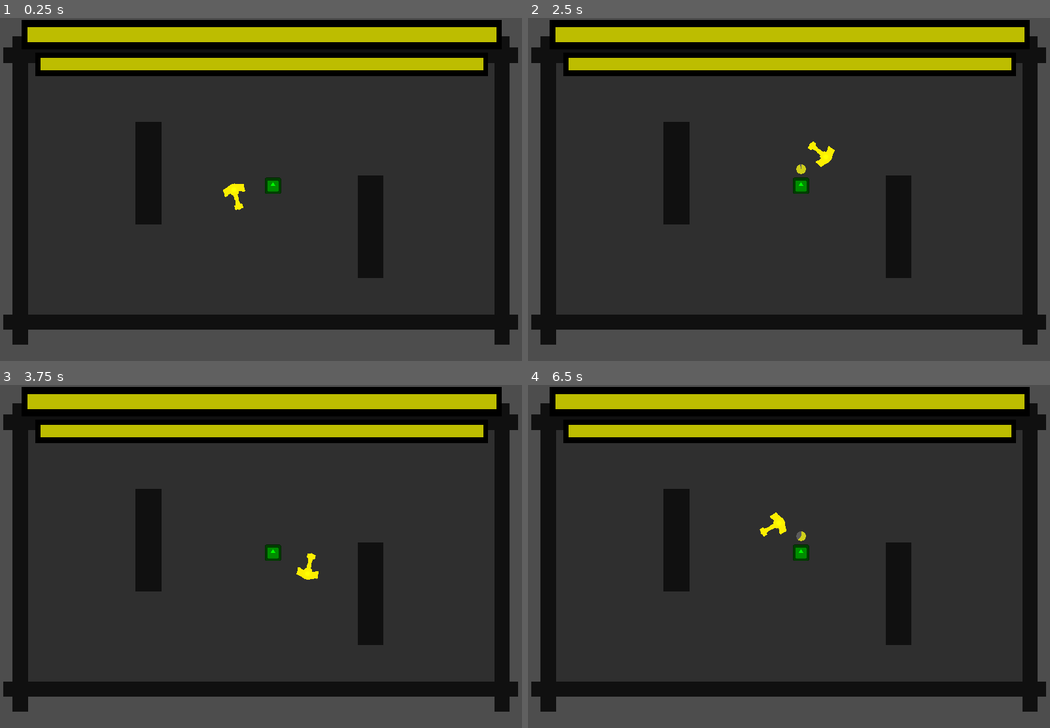
Above: before the commit, frames 1-4 (two rows, left to right).
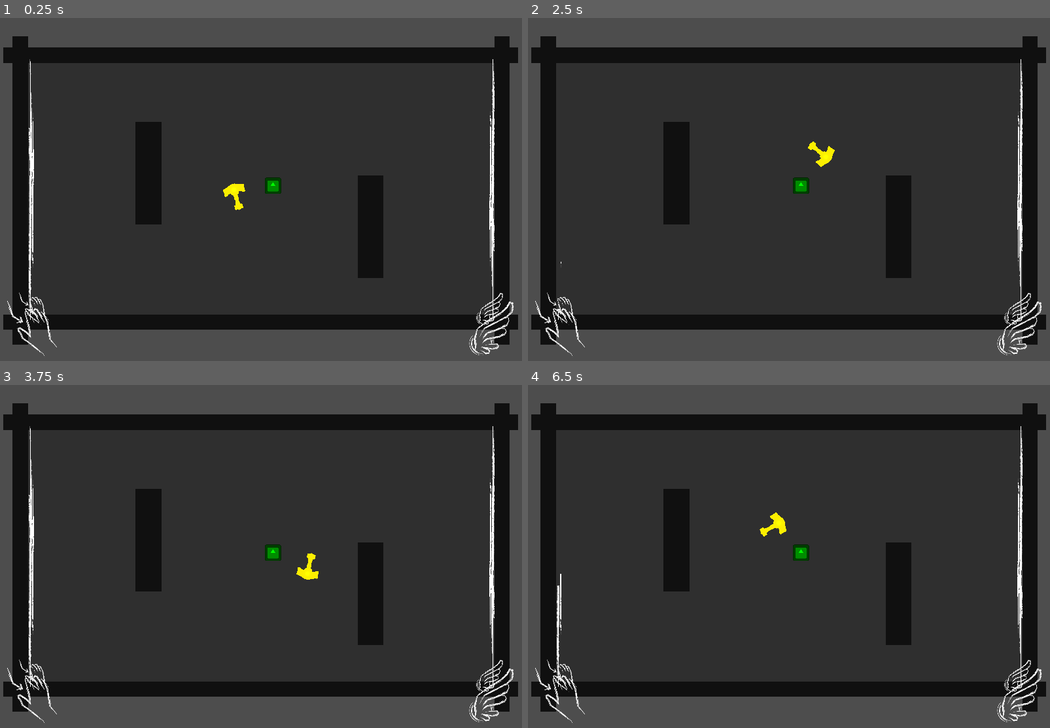
Above: after the commit, the same moments.

Repository: DeepRestGames/pirate-software-game-jam-16
Game: Godot game, scene res://Scenes/Tests/TestRangedEnemies_MainScene.tscn
Same seed, same stepped clock (60 frames per second), same inputs: the game is played once before the commit and once after it. The engine's default icon, where the game draws it, is replaced by a stand-in: a white triangle on a blue panel in a dark square.
Inputs (mouse positions are in pixels of both pictures, inside the frame that each line leads up to):
- Up to frame 1 (0.25 s): no input
- Up to frame 2 (2.5 s): tap Enter at 0.5 s; move the mouse to (903, 172) at 0.52 s; hold Right mouse button (teleport_boomerang) 0.53-1.28 s; tap R (restart) at 1.25, 2 s; move the mouse to (684, 206) at 1.27 s; right-click (684, 206) at 1.35 s; move the mouse to (841, 114) at 2.02 s; press the mouse at (841, 114) at 2.03 s; right-click (841, 114) at 2.3 s
- Up to frame 3 (3.75 s): tap R (restart) at 2.75, 3.5 s; move the mouse to (234, 625) at 2.77 s; release the mouse at (234, 625) at 2.78 s; right-click (234, 625) at 2.85 s; move the mouse to (417, 607) at 3.52 s; hold Right mouse button (teleport_boomerang) from 3.53 s (still down)
- Up to frame 4 (6.5 s): tap R (restart) at 4.25 s; move the mouse to (632, 505) at 4.27 s; release Right mouse button (teleport_boomerang) at 4.28 s; click (632, 505) at 4.35 s; right-click (632, 505) at 4.55 s; move the mouse to (815, 556) at 5.02 s; hold Right mouse button (teleport_boomerang) 5.03-5.78 s; move the mouse to (710, 470) at 5.77 s; right-click (710, 470) at 5.85 s

The runs differ from the first frame. In frame 1, 13% of the frame differs, in the area x 1-99%, y 0-99%; in frame 2, 13%; in frame 3, 13%; in frame 4, 13%.
Error in both runs: Invalid access to property or key 'global_position' on a base object of type 'Window'. (res://Scripts/UI/HUD_ArrowHint.gd:47)

Commit message:
New fly time and recall HUD elements

Diff:
--- a/Scenes/MainCharacter.tscn
+++ b/Scenes/MainCharacter.tscn
@@ -1,10 +1,9 @@
-[gd_scene load_steps=9 format=3 uid="uid://blwtacw6rbdye"]
+[gd_scene load_steps=8 format=3 uid="uid://blwtacw6rbdye"]
 
 [ext_resource type="Script" path="res://Scripts/MainCharacter.gd" id="1_niili"]
 [ext_resource type="Texture2D" uid="uid://vrfkmlq6h0im" path="res://icon.svg" id="2_puhgc"]
 [ext_resource type="Script" path="res://Scripts/GameManagement/ScreenShake.gd" id="2_vpcr6"]
 [ext_resource type="Texture2D" uid="uid://b7oyj8163kmxq" path="res://Assets/Placeholders/YellowMjolnir.png" id="3_kcmxj"]
-[ext_resource type="Texture2D" uid="uid://cicbcdqxw7oec" path="res://Assets/Placeholders/WhiteCircle.png" id="4_rx0xj"]
 [ext_resource type="PackedScene" uid="uid://dwmnwwfbcm0xb" path="res://Scenes/UI/HUD.tscn" id="5_k0fps"]
 
 [sub_resource type="CircleShape2D" id="CircleShape2D_4meyu"]
@@ -58,29 +57,6 @@
 scale = Vector2(0.06, 0.06)
 texture = ExtResource("3_kcmxj")
 
-[node name="TeleportCooldown" type="Control" parent="."]
-layout_mode = 3
-anchors_preset = 0
-offset_left = -18.0
-offset_top = -83.0
-offset_right = 19.0
-offset_bottom = -46.0
-metadata/_edit_group_ = true
-
-[node name="TextureProgressBar" type="TextureProgressBar" parent="TeleportCooldown"]
-layout_mode = 1
-anchors_preset = 15
-anchor_right = 1.0
-anchor_bottom = 1.0
-grow_horizontal = 2
-grow_vertical = 2
-fill_mode = 4
-nine_patch_stretch = true
-texture_under = ExtResource("4_rx0xj")
-texture_progress = ExtResource("4_rx0xj")
-tint_under = Color(0.431373, 0.431373, 0.431373, 0.705882)
-tint_progress = Color(1, 1, 0, 0.705882)
-
 [node name="CanvasLayer" type="CanvasLayer" parent="."]
 
 [node name="HUD" parent="CanvasLayer" instance=ExtResource("5_k0fps")]
--- a/Scenes/UI/HUD.tscn
+++ b/Scenes/UI/HUD.tscn
@@ -1,10 +1,14 @@
-[gd_scene load_steps=14 format=3 uid="uid://dwmnwwfbcm0xb"]
+[gd_scene load_steps=18 format=3 uid="uid://dwmnwwfbcm0xb"]
 
 [ext_resource type="Script" path="res://Scripts/UI/HUD_BoomerangFlyTime.gd" id="1_bu7ua"]
+[ext_resource type="Texture2D" uid="uid://crx3lnqsfoy8l" path="res://Assets/UI/ProgressBar.png" id="2_5m6f8"]
 [ext_resource type="Script" path="res://Scripts/UI/HUD_PlayerDeath.gd" id="2_67205"]
 [ext_resource type="Texture2D" uid="uid://dvwso0bdxj1i4" path="res://Assets/UI/ArrowE.png" id="3_3u4vj"]
+[ext_resource type="Texture2D" uid="uid://b2sgtkudaxvaj" path="res://Assets/UI/IconWing.png" id="3_4mi8j"]
 [ext_resource type="Script" path="res://Scripts/UI/HUD_ArrowHint.gd" id="4_5ebxq"]
+[ext_resource type="Script" path="res://Scripts/UI/HUD_HammerRecallCooldown.gd" id="4_35x2e"]
 [ext_resource type="FontFile" uid="uid://vqr151sphmyi" path="res://Assets/UI/Fonts/CaesarDressing-Regular.ttf" id="4_rruvu"]
+[ext_resource type="Texture2D" uid="uid://8st1eob2trrx" path="res://Assets/UI/IconRecall.png" id="4_tui2j"]
 [ext_resource type="Script" path="res://Scripts/UI/HUD_PauseMenu.gd" id="6_4bvjg"]
 [ext_resource type="Texture2D" uid="uid://d0yrpvomc7iwu" path="res://Assets/UI/Corner2.png" id="6_xwnob"]
 [ext_resource type="Texture2D" uid="uid://bsppvsvauu8iq" path="res://Assets/UI/Border1.png" id="7_rvwrw"]
@@ -40,69 +44,98 @@
 metadata/_edit_use_anchors_ = true
 
 [node name="BoomerangFlyTime" type="Control" parent="."]
-custom_minimum_size = Vector2(1152, 100)
-layout_mode = 1
-anchor_right = 1.0
-anchor_bottom = 0.154321
-grow_horizontal = 2
+custom_minimum_size = Vector2(100, 800)
+layout_mode = 1
+anchors_preset = 11
+anchor_left = 1.0
+anchor_right = 1.0
+anchor_bottom = 1.0
+grow_horizontal = 0
+grow_vertical = 2
 script = ExtResource("1_bu7ua")
 metadata/_edit_use_anchors_ = true
 
-[node name="FlyTimeContainer" type="ColorRect" parent="BoomerangFlyTime"]
-layout_mode = 1
-anchors_preset = -1
-anchor_left = 0.0416667
-anchor_top = 0.04
-anchor_right = 0.958333
-anchor_bottom = 0.59
-grow_horizontal = 2
-grow_vertical = 2
-color = Color(0, 0, 0, 1)
-metadata/_edit_use_anchors_ = true
-
-[node name="FlyTimeSprite" type="ColorRect" parent="BoomerangFlyTime/FlyTimeContainer"]
-layout_direction = 2
-layout_mode = 1
-anchors_preset = -1
-anchor_left = 0.011254
-anchor_top = 0.238636
-anchor_right = 0.988746
-anchor_bottom = 0.761364
-grow_horizontal = 2
-grow_vertical = 2
-color = Color(0.740093, 0.740093, 0, 1)
-metadata/_edit_use_anchors_ = true
-
-[node name="FlyTimeFinishedCue" type="ColorRect" parent="BoomerangFlyTime/FlyTimeContainer"]
-visible = false
-z_index = -1
-layout_mode = 1
-anchors_preset = 15
-anchor_right = 1.0
-anchor_bottom = 1.0
-offset_left = -8.0
-offset_top = -8.0
-offset_right = 8.00098
-offset_bottom = 7.99992
-grow_horizontal = 2
-grow_vertical = 2
-color = Color(1, 0, 0, 1)
-
-[node name="RetrievingWeaponLabel" type="Label" parent="BoomerangFlyTime/FlyTimeContainer"]
-visible = false
-layout_mode = 1
-anchors_preset = 15
-anchor_right = 1.0
-anchor_bottom = 1.0
-grow_horizontal = 2
-grow_vertical = 2
-theme_override_colors/font_color = Color(1, 1, 0, 1)
-theme_override_colors/font_outline_color = Color(1, 0, 0, 1)
-theme_override_constants/outline_size = 5
-theme_override_font_sizes/font_size = 45
-text = "RETRIEVING WEAPON"
-horizontal_alignment = 1
-vertical_alignment = 1
+[node name="FlyTimeProgressBar" type="TextureProgressBar" parent="BoomerangFlyTime"]
+custom_minimum_size = Vector2(100, 1220)
+layout_mode = 1
+anchors_preset = 6
+anchor_left = 1.0
+anchor_top = 0.5
+anchor_right = 1.0
+anchor_bottom = 0.5
+offset_left = -100.0
+offset_top = -610.0
+offset_bottom = 610.0
+grow_horizontal = 0
+grow_vertical = 2
+scale = Vector2(0.5, 0.5)
+pivot_offset = Vector2(50, 610)
+max_value = 1.0
+step = 0.01
+value = 1.0
+fill_mode = 3
+texture_progress = ExtResource("2_5m6f8")
+
+[node name="FlyTimeIcon" type="TextureRect" parent="BoomerangFlyTime"]
+custom_minimum_size = Vector2(150, 150)
+layout_mode = 1
+anchors_preset = 3
+anchor_left = 1.0
+anchor_top = 1.0
+anchor_right = 1.0
+anchor_bottom = 1.0
+offset_left = -150.0
+offset_top = -150.0
+grow_horizontal = 0
+grow_vertical = 0
+texture = ExtResource("3_4mi8j")
+expand_mode = 5
+stretch_mode = 5
+
+[node name="HammerRecallCooldown" type="Control" parent="."]
+custom_minimum_size = Vector2(100, 800)
+layout_mode = 1
+anchor_right = 0.0819672
+anchor_bottom = 1.0
+offset_right = -100.0
+grow_vertical = 2
+script = ExtResource("4_35x2e")
+metadata/_edit_use_anchors_ = true
+
+[node name="HammerRecallCooldownProgressBar" type="TextureProgressBar" parent="HammerRecallCooldown"]
+custom_minimum_size = Vector2(100, 1220)
+layout_mode = 1
+anchors_preset = 6
+anchor_left = 1.0
+anchor_top = 0.5
+anchor_right = 1.0
+anchor_bottom = 0.5
+offset_left = -100.0
+offset_top = -610.0
+offset_bottom = 610.0
+grow_horizontal = 0
+grow_vertical = 2
+rotation = 3.14159
+scale = Vector2(0.5, 0.5)
+pivot_offset = Vector2(50, 610)
+max_value = 1.0
+step = 0.01
+value = 1.0
+fill_mode = 2
+texture_progress = ExtResource("2_5m6f8")
+
+[node name="HammerRecallCooldownIcon" type="TextureRect" parent="HammerRecallCooldown"]
+custom_minimum_size = Vector2(150, 150)
+layout_mode = 1
+anchors_preset = 2
+anchor_top = 1.0
+anchor_bottom = 1.0
+offset_top = -150.0
+offset_right = 150.0
+grow_vertical = 0
+texture = ExtResource("4_tui2j")
+expand_mode = 5
+stretch_mode = 5
 
 [node name="ArrowHint" type="Control" parent="."]
 visible = false
--- a/Scripts/GameManagement/EventBus.gd
+++ b/Scripts/GameManagement/EventBus.gd
@@ -15,6 +15,12 @@
 
 @warning_ignore("unused_signal")
 signal throw_boomerang(starting_global_position)
+
+@warning_ignore("unused_signal")
+signal hammer_recall_cooldown_update(remaining_cooldown_time)
+
+@warning_ignore("unused_signal")
+signal hammer_recall_cooldown_reset
 
 
 # General events
--- a/Scripts/MainCharacter.gd
+++ b/Scripts/MainCharacter.gd
@@ -4,7 +4,6 @@
 @onready var navigation_agent = $NavigationAgent2D as NavigationAgent2D
 @onready var path_calculation_timer = $PathCalculationTimer as Timer
 @onready var boomerang_teleport_timer = $BoomerangTeleportTimer as Timer
-@onready var teleport_cooldown_progress_bar = $TeleportCooldown/TextureProgressBar
 
 @export var flying_boomerang: Boomerang
 @onready var meelee_boomerang = $Boomerang
@@ -79,10 +78,10 @@
 	if current_boomerang_teleport_cooldown > 0:
 		current_boomerang_teleport_cooldown -= delta
 
-		var remaining_teleport_cooldown = (current_boomerang_teleport_cooldown * 100) / boomerang_teleport_cooldown
-		teleport_cooldown_progress_bar.value = remaining_teleport_cooldown
+		var remaining_teleport_cooldown = 100 - ((current_boomerang_teleport_cooldown * 100) / boomerang_teleport_cooldown)
+		EventBus.emit_signal("hammer_recall_cooldown_update", remaining_teleport_cooldown)
 	else:
-		teleport_cooldown_progress_bar.hide()
+		EventBus.emit_signal("hammer_recall_cooldown_reset")
 
 
 func take_damage():
@@ -97,7 +96,7 @@
 	if current_boomerang_teleport_cooldown <= 0:
 		boomerang_reached()
 		current_boomerang_teleport_cooldown = boomerang_teleport_cooldown
-		teleport_cooldown_progress_bar.show()
+		EventBus.emit_signal("hammer_recall_cooldown_update", current_boomerang_teleport_cooldown)
 
 
 func drop_boomerang():
--- a/Scripts/UI/HUD_BoomerangFlyTime.gd
+++ b/Scripts/UI/HUD_BoomerangFlyTime.gd
@@ -1,29 +1,18 @@
 extends Control
 
 
-@onready var fly_time_sprite = $FlyTimeContainer/FlyTimeSprite
-@onready var fly_time_finished_cue = $FlyTimeContainer/FlyTimeFinishedCue
-@onready var retrieve_weapon_label = $FlyTimeContainer/RetrievingWeaponLabel
+@onready var fly_time_progress_bar = $FlyTimeProgressBar as TextureProgressBar
+@onready var fly_time_icon = $FlyTimeIcon as Sprite2D
 
 
 func _ready() -> void:
 	EventBus.connect("fly_time_update", update_fly_time)
-	EventBus.connect("fly_time_finished", fly_time_finished)
 	EventBus.connect("fly_time_reset", fly_time_reset)
 
 
 func update_fly_time(remaining_fly_time):
-	fly_time_sprite.scale.x = remaining_fly_time / 100
-
-
-func fly_time_finished():
-	fly_time_sprite.hide()
-	fly_time_finished_cue.show()
-	retrieve_weapon_label.show()
+	fly_time_progress_bar.value = remaining_fly_time / 100
 
 
 func fly_time_reset():
-	fly_time_sprite.scale.x = 1
-	fly_time_sprite.show()
-	fly_time_finished_cue.hide()
-	retrieve_weapon_label.hide()
+	fly_time_progress_bar.value = 1
--- /dev/null
+++ b/Scripts/UI/HUD_HammerRecallCooldown.gd
@@ -0,0 +1,18 @@
+extends Control
+
+
+@onready var hammer_recall_cooldown_progress_bar = $HammerRecallCooldownProgressBar as TextureProgressBar
+@onready var hammer_recall_cooldown_icon = $HammerRecallCooldownIcon as Sprite2D
+
+
+func _ready() -> void:
+	EventBus.connect("hammer_recall_cooldown_update", update_hammer_recall_cooldown)
+	EventBus.connect("hammer_recall_cooldown_reset", hammer_recall_cooldown_reset)
+
+
+func update_hammer_recall_cooldown(remaining_hammer_recall_cooldown):
+	hammer_recall_cooldown_progress_bar.value = remaining_hammer_recall_cooldown / 100
+
+
+func hammer_recall_cooldown_reset():
+	hammer_recall_cooldown_progress_bar.value = 1
Binary file added: Assets/UI/ProgressBar.png
Not shown, added: Assets/UI/ProgressBar.png.import
